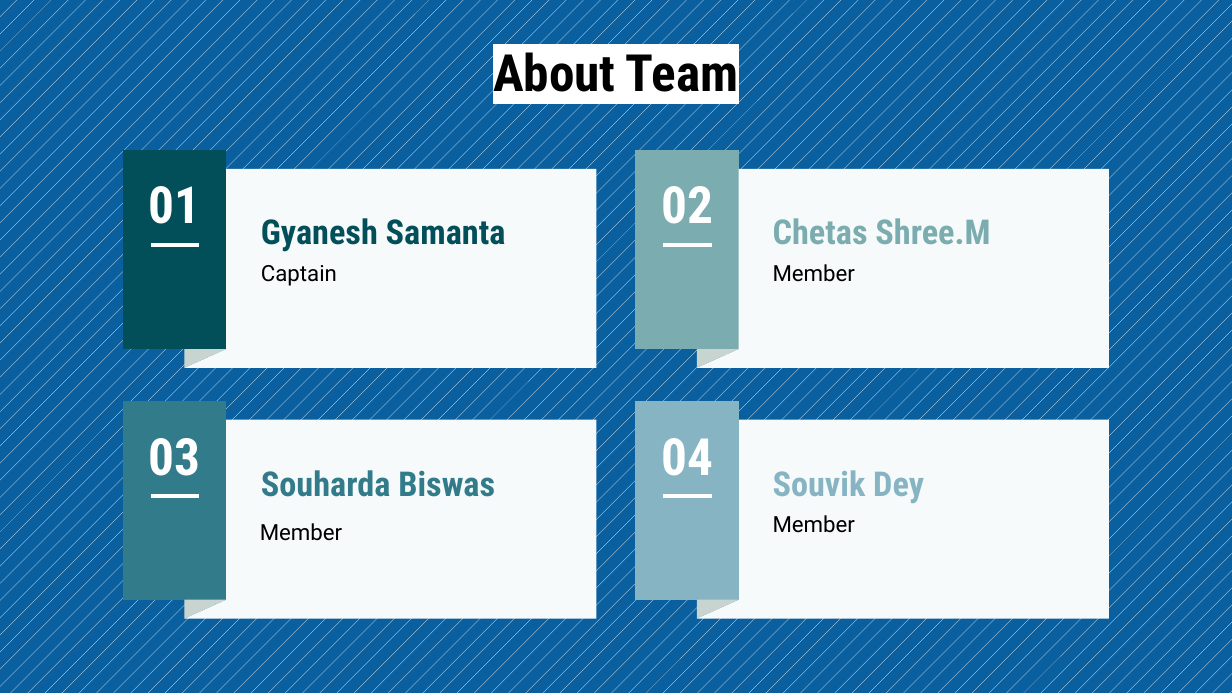
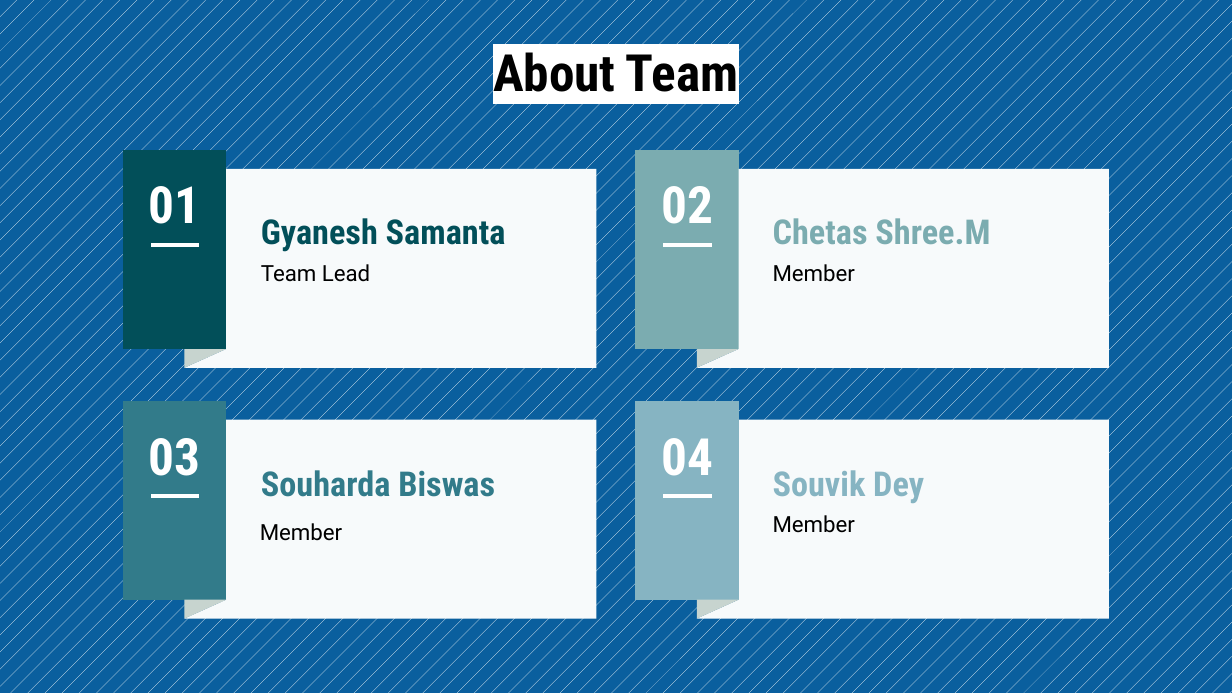
Before and after one commit to GyaneshSamanta/Electrothon-2021-EcommerceV2.0, a slide deck: slide 12 of Problem B Presentation.pptx (slide 11 before the commit). Drawn at 1232x693 pixels with LibreOffice and Linux fonts; fonts in the diff are those of the drawing. Boxes give left, top, right and bottom in pixels: in the first picture for what was removed or moved away, otherwise in the second. Text is boxed around its words. In the diff, an @@ line names an element or a change of style, - is before the commit and + after.

```diff
--- a/Problem B Presentation.pptx
+++ b/Problem B Presentation.pptx
@@ text at (x1=261, y1=264, x2=370, y2=282): text changed @@
-Captain
+Team Lead
```
Also in this commit, not shown: 1 other slide changed, 3 slides added, 2 slides removed.
